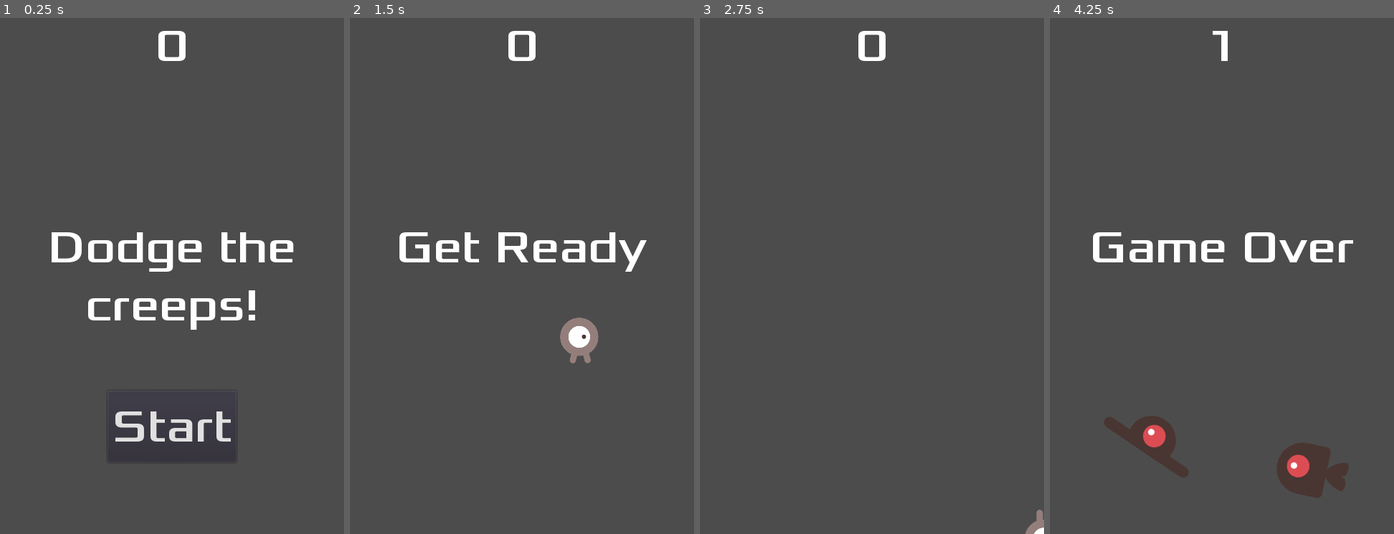
Above: before the commit, frames 1-4 (left to right).
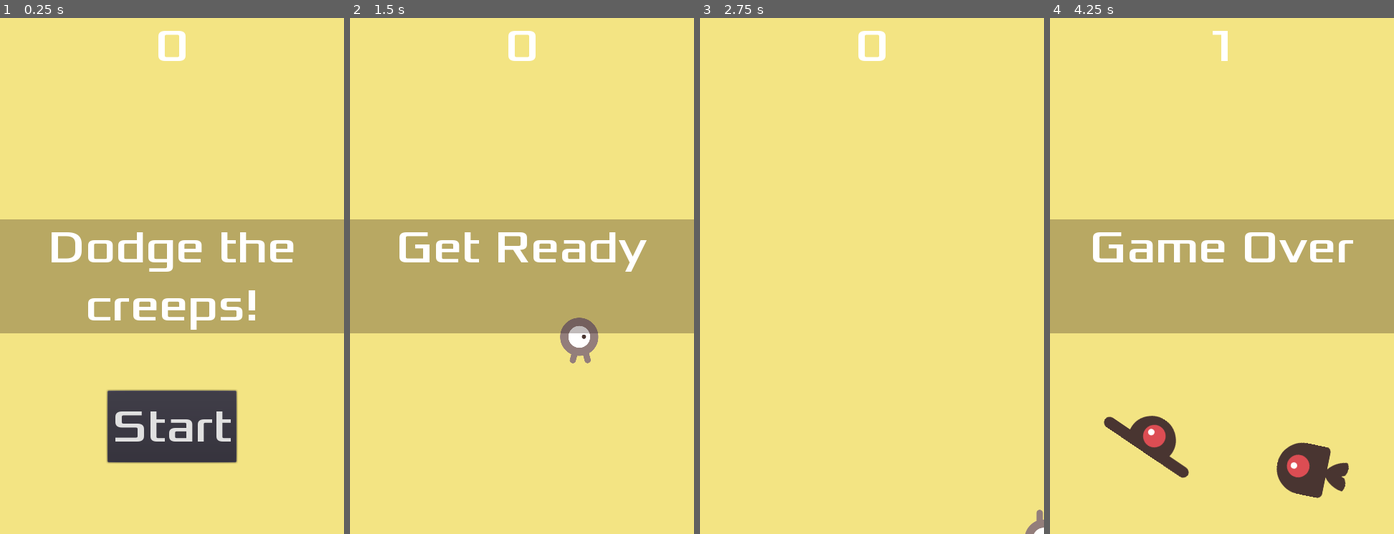
Above: after the commit, the same moments.

Repository: fboulay/godot-engine-first-game
Game: Godot game, scene res://scenes/Main.tscn
Same seed, same stepped clock (60 frames per second), same inputs: the game is played once before the commit and once after it.
Inputs:
- Up to frame 1 (0.25 s): no input
- Up to frame 2 (1.5 s): click "Start" at 0.5 s; tap Enter at 1.25 s; hold Right (ui_right) from 1.28 s (still down)
- Up to frame 3 (2.75 s): release Right (ui_right) at 2.03 s; hold Down (ui_down) from 2.03 s (still down)
- Up to frame 4 (4.25 s): release Down (ui_down) at 2.78 s; hold Right (ui_right) 2.78-3.53 s; hold Up (ui_up) from 3.53 s (still down)

The runs differ from the first frame. In frame 1, 92% of the frame differs, in the area x 0-100%, y 0-100%; in frame 2, 98%; in frame 3, 100%; in frame 4, 96%.

Commit message:
Add background color to the game
* Main window has a static light yellow background color

Diff:
--- a/scenes/HUD.tscn
+++ b/scenes/HUD.tscn
@@ -6,6 +6,9 @@
 [sub_resource type="DynamicFont" id=1]
 size = 64
 font_data = ExtResource( 1 )
+
+[sub_resource type="StyleBoxFlat" id=4]
+bg_color = Color( 0.156863, 0.0823529, 0.0823529, 0.290196 )
 
 [sub_resource type="DynamicFont" id=2]
 size = 64
@@ -34,10 +37,14 @@
 anchor_bottom = 0.5
 margin_top = -79.5
 margin_bottom = 79.5
+custom_styles/normal = SubResource( 4 )
 custom_fonts/font = SubResource( 2 )
 text = "Dodge the creeps!"
 align = 1
 autowrap = true
+__meta__ = {
+"_edit_use_anchors_": false
+}
 
 [node name="StartButton" type="Button" parent="."]
 anchor_left = 0.5
--- a/scenes/Main.tscn
+++ b/scenes/Main.tscn
@@ -13,6 +13,14 @@
 [node name="Main" type="Node"]
 script = ExtResource( 2 )
 Mob = ExtResource( 3 )
+
+[node name="Background" type="ColorRect" parent="."]
+margin_right = 480.0
+margin_bottom = 720.0
+color = Color( 0.956863, 0.898039, 0.517647, 1 )
+__meta__ = {
+"_edit_use_anchors_": false
+}
 
 [node name="Player" parent="." instance=ExtResource( 1 )]
 
Not shown: 1 places in scenes/HUD.tscn that only renumber resources
